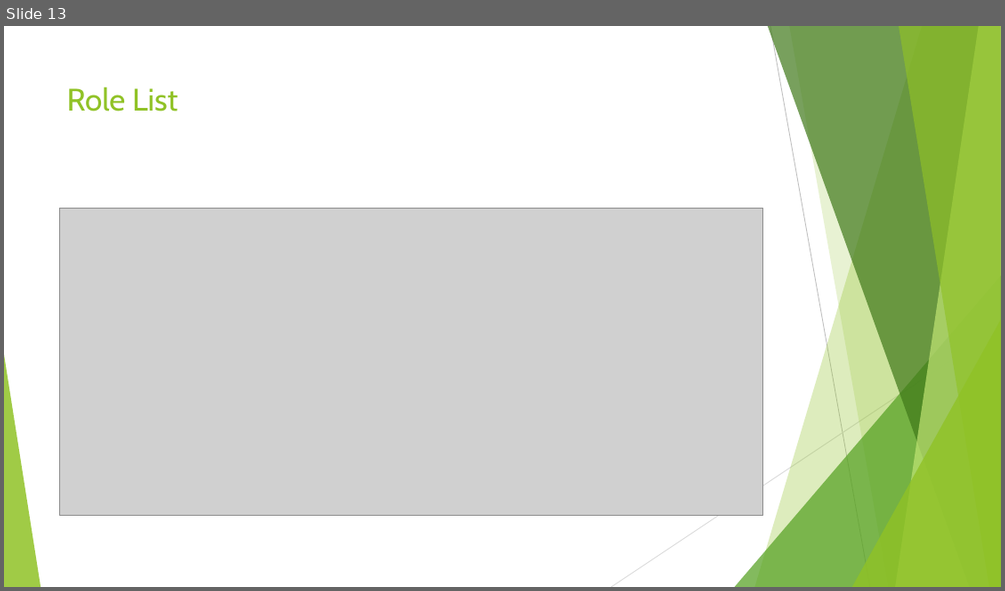
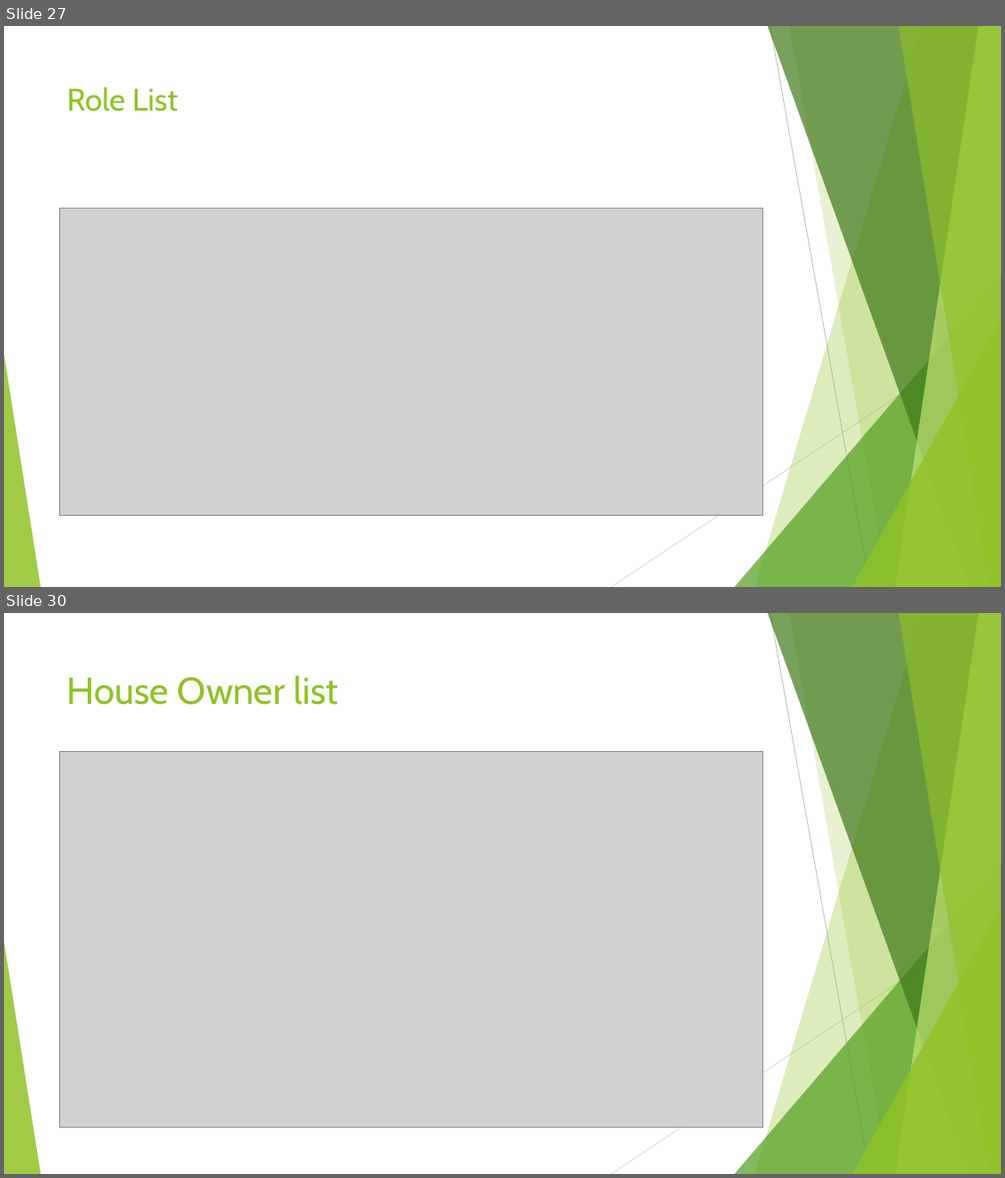
Before and after one commit to mdyasinarif/spring, a slide deck: presantation/Md Yasin Arif Spring Boot.pptx. Shown one above the other, each under a label of ours: slide 13 before the commit, slides 27 and 30 after it; the slides between them are not shown. The pictures are 1005x591 and 1005x1178 pixels, drawn with LibreOffice and Linux fonts; fonts in the diff are those of the drawing; grey boxes stand for pictures. Boxes give left, top, right and bottom in pixels: in the first picture for what was removed or moved away, otherwise in the second. Text is boxed around its words. In the diff, an @@ line names an element or a change of style, - is before the commit and + after.

```diff
--- a/presantation/Md Yasin Arif Spring Boot.pptx
+++ b/presantation/Md Yasin Arif Spring Boot.pptx
@@ slide 30 added at bbox=[4, 613, 1001, 1174], background #FFFFFF; not listed: 10 template elements that a slide beside it also shows @@
@@ title added at bbox=[67, 675, 338, 705], 36 pt, text #90C226 @@
+House Owner list
@@ picture added at bbox=[59, 751, 762, 1127] @@
@@ what was slide 13 is now slide 27 @@
```
Also in this commit, not shown: 9 slides changed, 21 other slides added, 2 slides removed, 54 other files.
